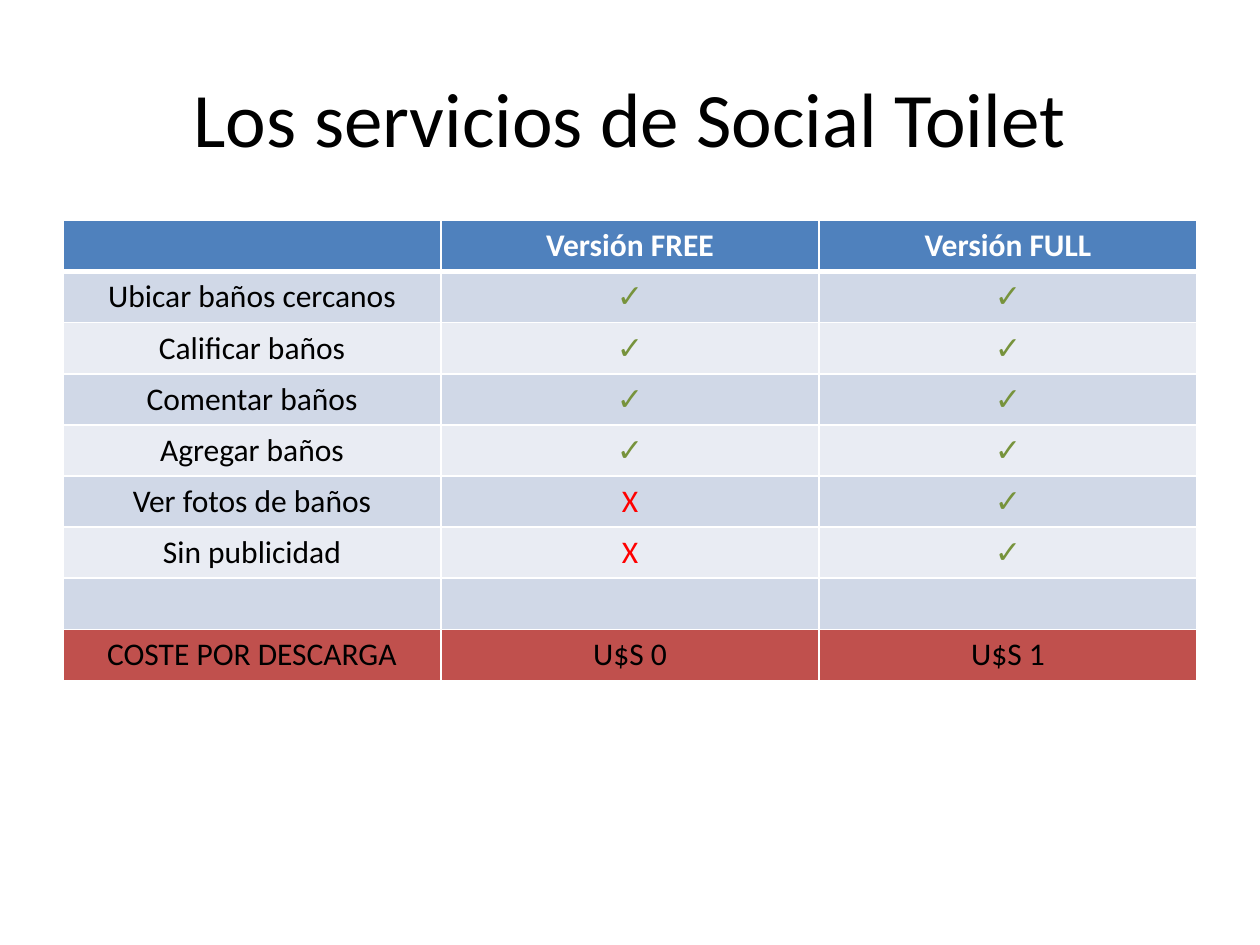
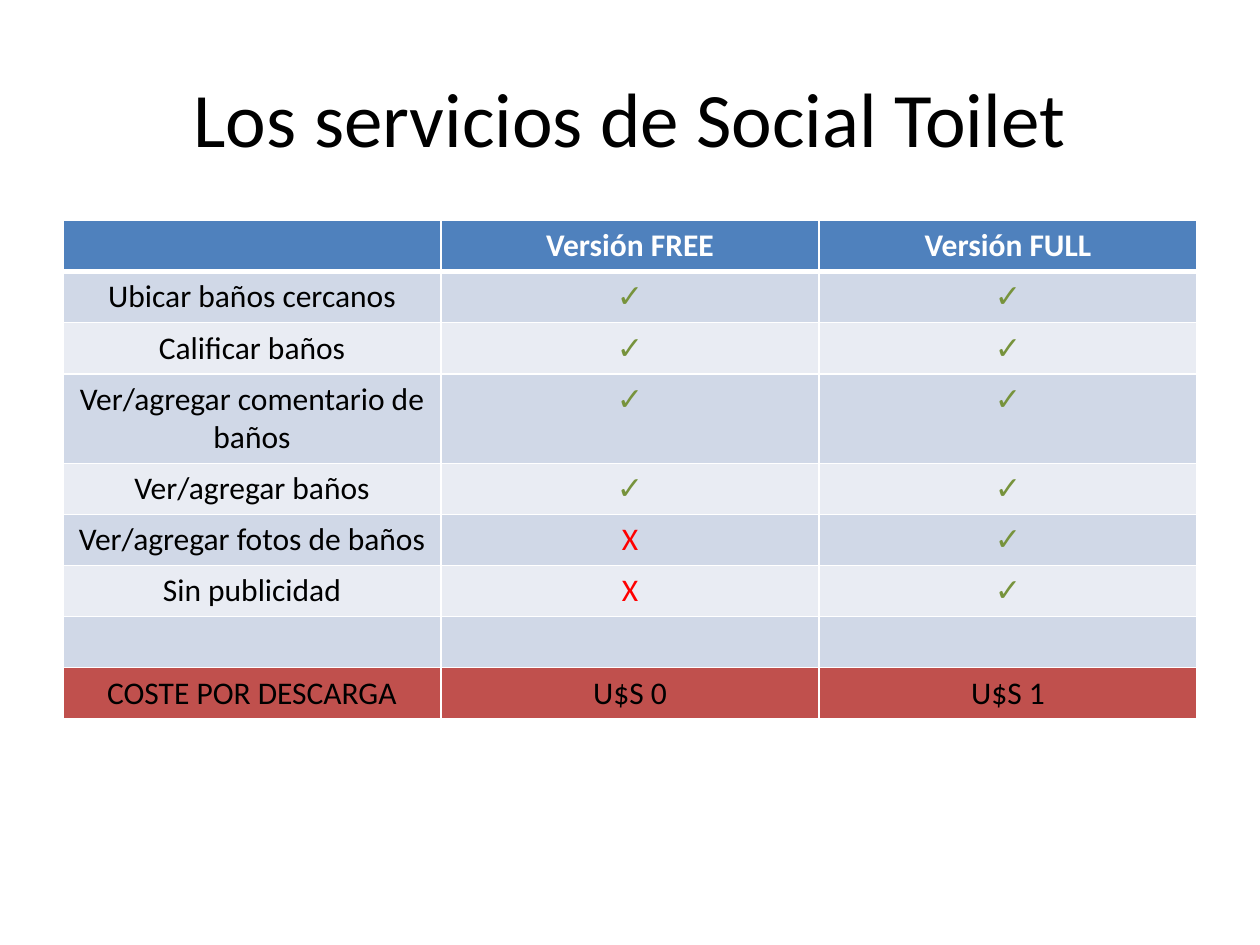
Before and after one commit to dschenkelman/taller-proyectos, a slide deck: slide 6 of Assets/Presentación negocio.pptx. Drawn at 1260x945 pixels with LibreOffice and Linux fonts; fonts in the diff are those of the drawing. Boxes give left, top, right and bottom in pixels: in the first picture for what was removed or moved away, otherwise in the second. Text is boxed around its words. In the diff, an @@ line names an element or a change of style, - is before the commit and + after.

```diff
--- a/Assets/Presentación negocio.pptx
+++ b/Assets/Presentación negocio.pptx
@@ table at (63, 220, 1197, 717) @@
-row 4, column 1: Comentar baños
+row 4, column 1: Ver/agregar comentario de baños
-row 5, column 1: Agregar baños
+row 5, column 1: Ver/agregar baños
-row 6, column 1: Ver fotos de baños
+row 6, column 1: Ver/agregar fotos de baños
```
